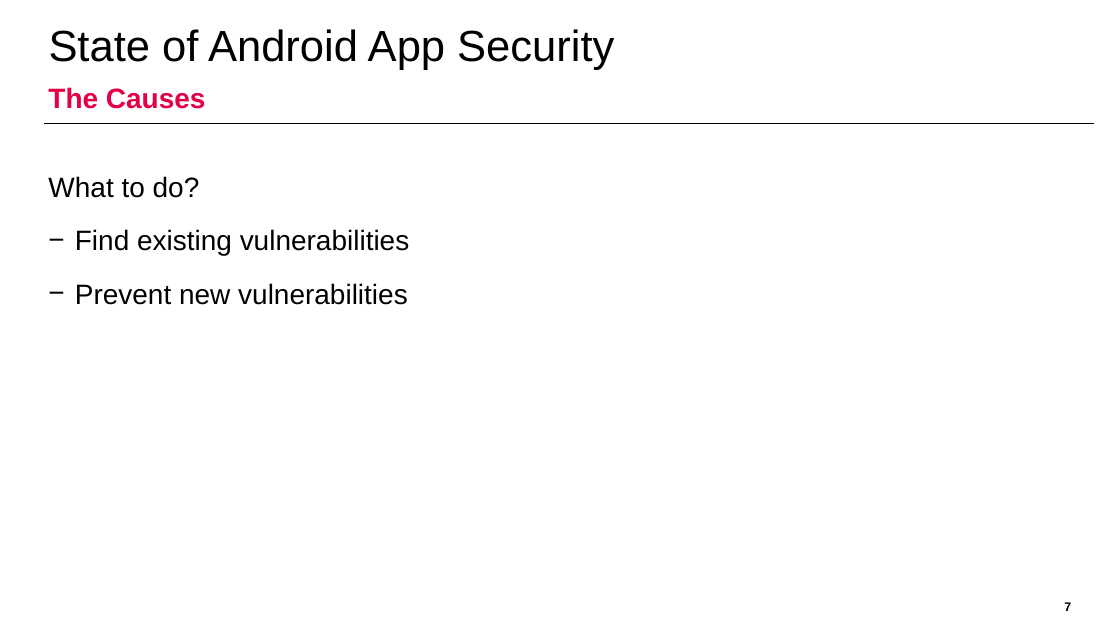
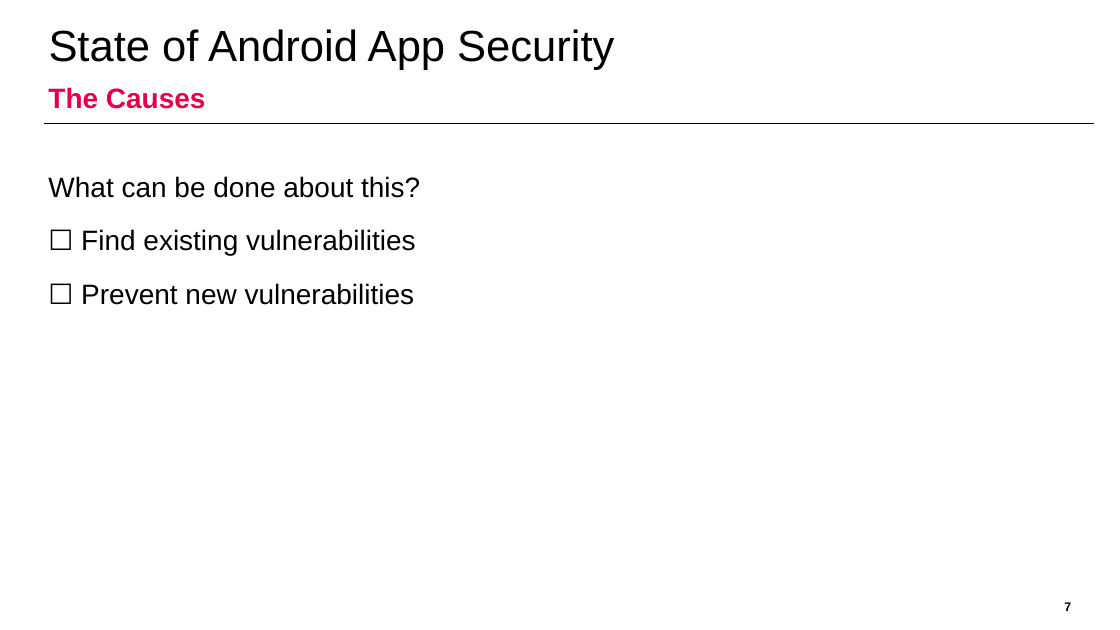
Before and after one commit to domi-cmd/Reference_Application_for_OWASP_MASTG, a slide deck: slide 7 of dev_documents/presentation/ba_thesis_presentation_kronig.pptx. Drawn at 1120x630 pixels with LibreOffice and Linux fonts; fonts in the diff are those of the drawing; background and template pictures are left out. Boxes give left, top, right and bottom in pixels: in the first picture for what was removed or moved away, otherwise in the second. Text is boxed around its words. In the diff, an @@ line names an element or a change of style, - is before the commit and + after.

```diff
--- a/dev_documents/presentation/ba_thesis_presentation_kronig.pptx
+++ b/dev_documents/presentation/ba_thesis_presentation_kronig.pptx
@@ text at (x1=48, y1=176, x2=420, y2=305): text changed @@
-What to do?
-− Find existing vulnerabilities
-− Prevent new vulnerabilities
+What can be done about this?
+☐ Find existing vulnerabilities
+☐ Prevent new vulnerabilities
```
Also in this commit, not shown: 13 other slides changed, 2 slides added.
